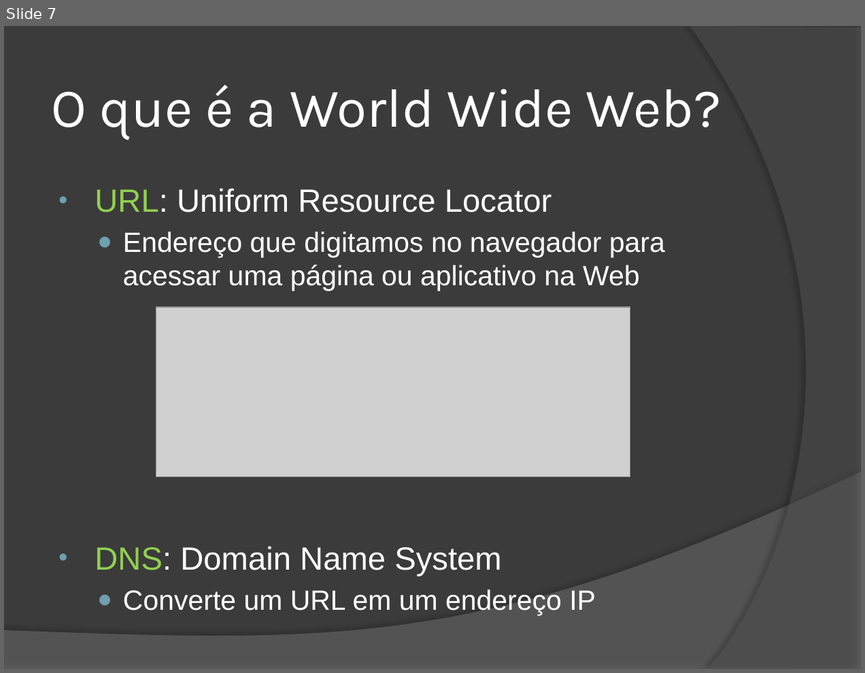
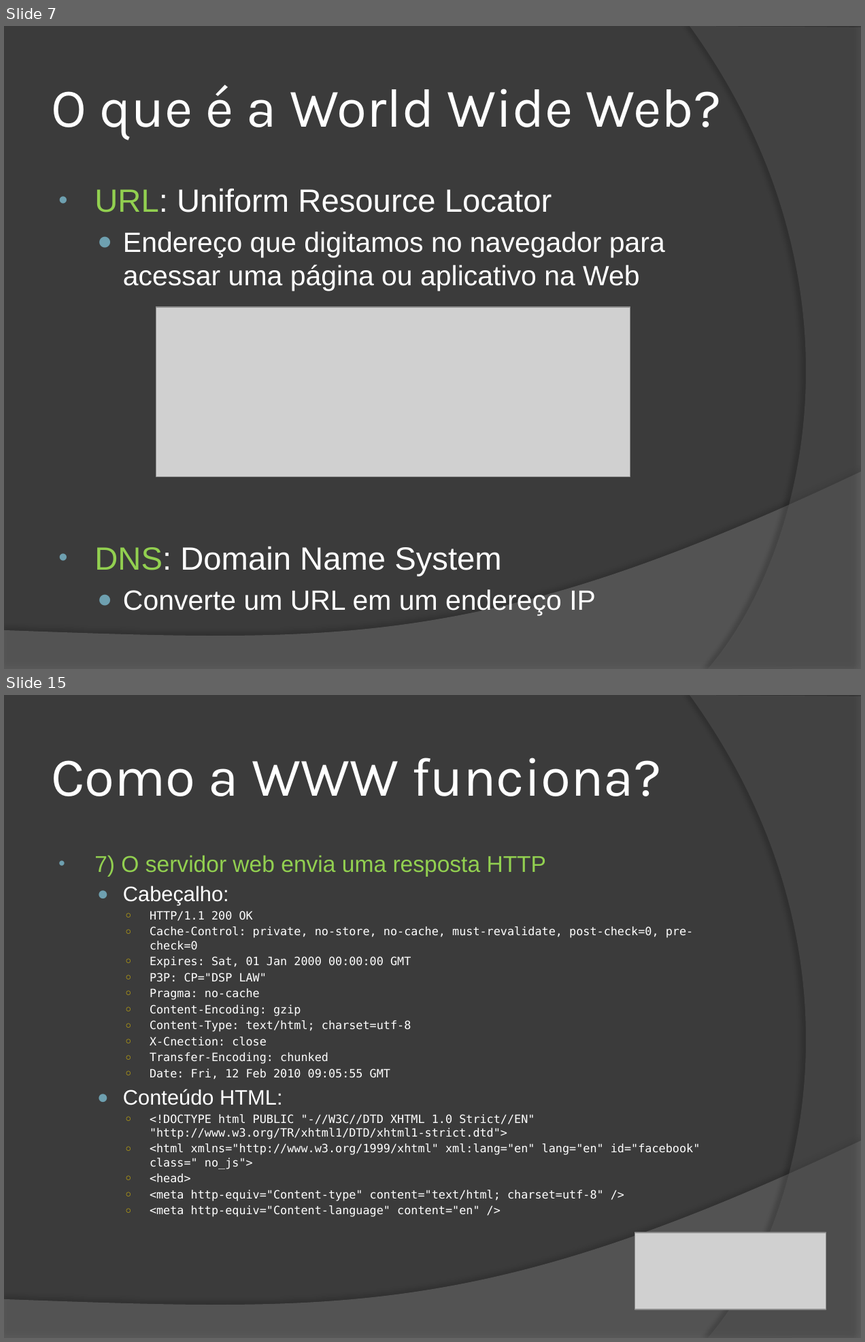
Before and after one commit to wind39/wind39.github.io, a slide deck: curso/modulo4capitulo1.pptx. Shown one above the other, each under a label of ours: slide 7 before the commit, slides 7 and 15 after it; the slides between them are not shown. The pictures are 865x673 and 865x1342 pixels, drawn with LibreOffice and Linux fonts; fonts in the diff are those of the drawing; grey boxes stand for pictures. Boxes give left, top, right and bottom in pixels: in the first picture for what was removed or moved away, otherwise in the second. Text is boxed around its words. In the diff, an @@ line names an element or a change of style, - is before the commit and + after.

```diff
--- a/curso/modulo4capitulo1.pptx
+++ b/curso/modulo4capitulo1.pptx
@@ slide 15 added at (x1=4, y1=695, x2=861, y2=1338), background #3B3B3B; not listed: 2 template elements that a slide beside it also shows @@
@@ title added at (x1=51, y1=758, x2=661, y2=796), 46 pt, text #FFFFFF @@
+Como a WWW funciona?
@@ text added at (x1=94, y1=855, x2=700, y2=1217), 9.6 pt, text #FFFFFF @@
+• 7) O servidor web envia uma resposta HTTP
+  ● Cabeçalho:
+    ○ HTTP/1.1 200 OK
+    ○ Cache-Control: private, no-store, no-cache, must-revalidate, post-check=0, pre-check=0
+    ○ Expires: Sat, 01 Jan 2000 00:00:00 GMT
+    ○ P3P: CP="DSP LAW"
+    ○ Pragma: no-cache
+    ○ Content-Encoding: gzip
+    ○ Content-Type: text/html; charset=utf-8
+    ○ X-Cnection: close
+    ○ Transfer-Encoding: chunked
+    ○ Date: Fri, 12 Feb 2010 09:05:55 GMT
+  ● Conteúdo HTML:
+    ○ <!DOCTYPE html PUBLIC "-//W3C//DTD XHTML 1.0 Strict//EN" "http://www.w3.org/TR/xhtml1/DTD/xhtml1-strict.dtd">
+    ○ <html xmlns="http://www.w3.org/1999/xhtml" xml:lang="en" lang="en" id="facebook" class=" no_js">
+    ○ <head>
+    ○ <meta http-equiv="Content-type" content="text/html; charset=utf-8" />
+    ○ <meta http-equiv="Content-language" content="en" />
@@ picture added at (x1=634, y1=1232, x2=825, y2=1309) @@
```
Also in this commit, not shown: 2 slides changed, 10 other slides added, 19 other files.
